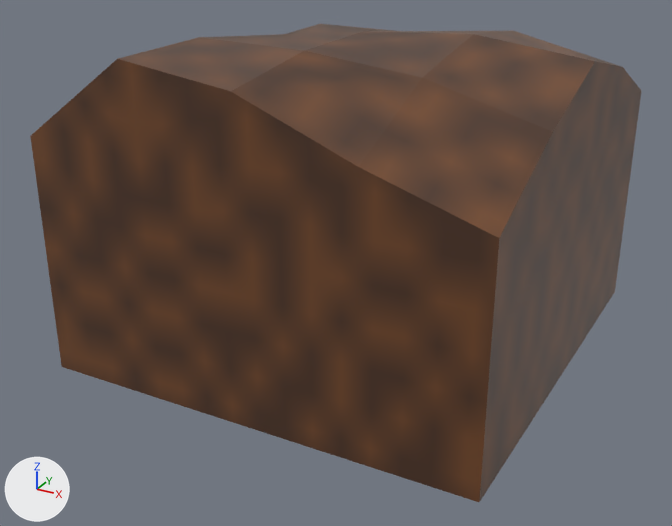
An edit to the OBJ model assets/meshes/digging/half-cube.obj, drawn before and after from the same camera.
Rendered twice from a camera (50 mm lens) standing at (0.929, -1.812, 0.561) and looking at (-0.017, -0.091, -0.299). Lighting does not change. The marker at lower left points along +X, +Y and +Z. Where no turn or scale is listed for an object, it has been applied to the vertices.
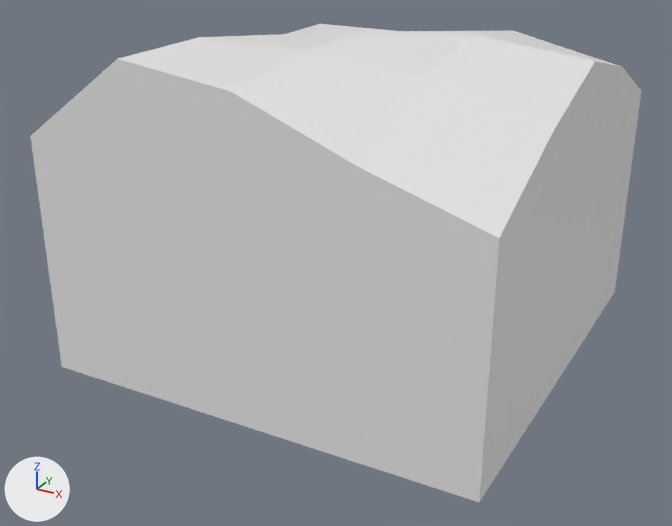
Location of each change, [x1, y1, x2, y2] in pixels of the pictures (672 x 526 px):
'Cube', recoloured (brown to grey): [30, 24, 641, 502] in both

Patch to the scene script:
```diff
--- a/assets/meshes/digging/half-cube.obj.py
+++ b/assets/meshes/digging/half-cube.obj.py
@@ me_cube @@
 me_cube.from_pydata(...)  # 66 vertices, 64 faces; spans x -0.5..0.5, y -0.5..0.5, z -0.5..0.228
-me_cube.materials.append(mat_material)  # picture img_half_cube_png
```
